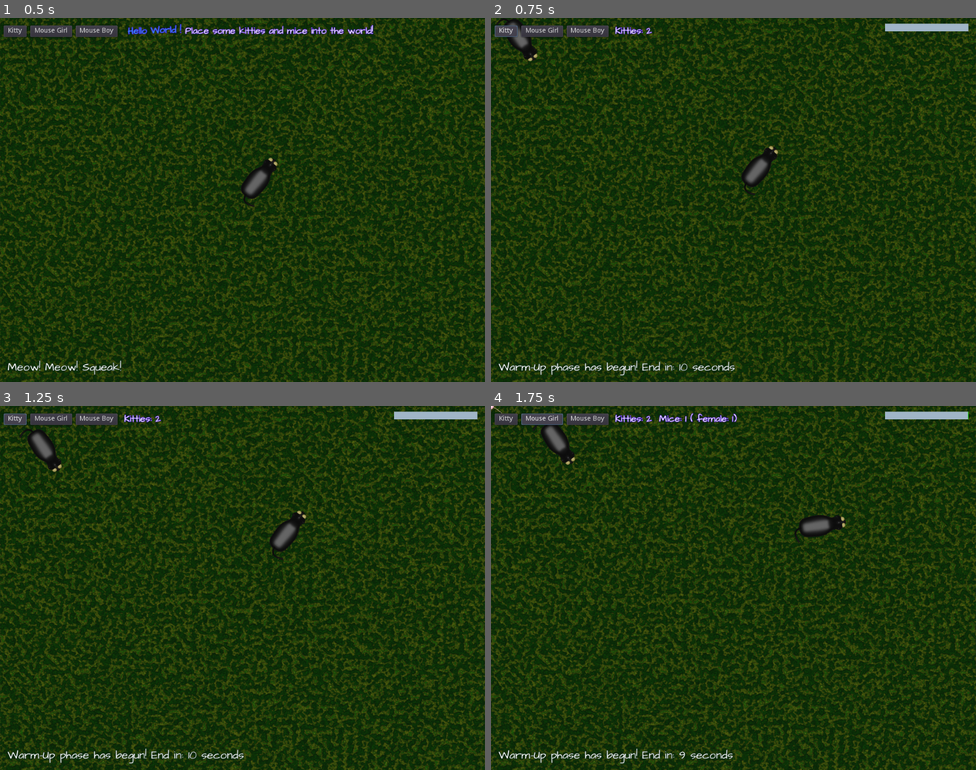
Above: before the commit, frames 1-4 (two rows, left to right).
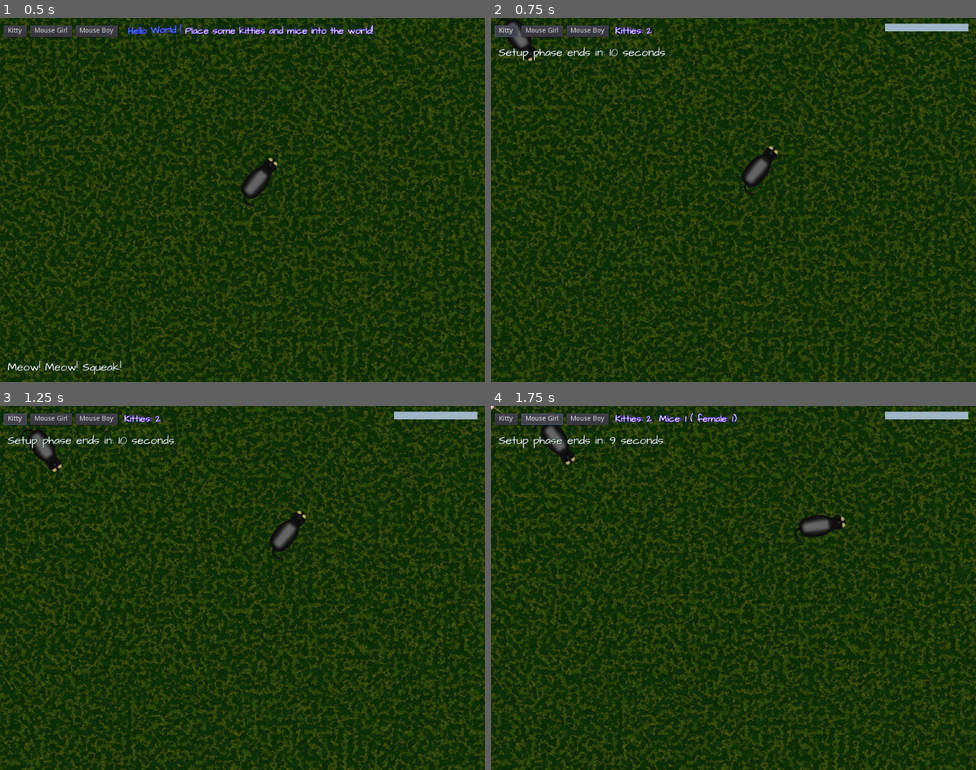
Above: after the commit, the same moments.

Repository: guckstift/UnstableKitty
Game: Godot game, scene res://Game.tscn
The game is run twice, just before and just after one commit, with the same random seed, the same clock (stepped at 60 frames per second) and the same inputs.
Inputs:
- Up to frame 1 (0.5 s): no input
- Up to frame 2 (0.75 s): click "Kitty" at 0.5 s
- Up to frame 3 (1.25 s): no input
- Up to frame 4 (1.75 s): click "Mouse Girl" at 1.25 s

Frame 1 is identical in both runs. In frame 2, 0.8% of the frame differs, in the area x 1-51%, y 7-99%; in frame 3, 0.8%; in frame 4, 0.8%.

Commit message:
info label phase setup

Diff:
--- a/Game.gd
+++ b/Game.gd
@@ -125,9 +125,10 @@
 
 func update_info_label():
 	if phase == "warmup":
-		var text := "Warm-Up phase has begun! End in: "
+		var text := "Setup phase ends in: "
 		text += str(int(clock)) + " seconds"
 		$CanvasLayer/InfoLabel.text = text
+		$CanvasLayer/InfoLabel.margin_top = 56
 	elif phase == "test":
 		var text := "Test phase ends in: "
 		var secs = int(clock) % 60
@@ -137,6 +138,7 @@
 		if secs > 0:
 			text += str(secs) + " seconds"
 		$CanvasLayer/InfoLabel.text = text
+		$CanvasLayer/InfoLabel.margin_top = 720
 	elif phase == "over":
 		$CanvasLayer/InfoLabel.text = "Game Over!"
 		$CanvasLayer/InfoLabel.modulate = Color.lightcoral
Not shown: 4 places in Game.tscn that only renumber resources
Binary file added: screens/screen1.png
Not shown, added: screens/screen1.png.import
Binary file added: screens/screen2.png
Not shown, added: screens/screen2.png.import
Not shown, changed: index.html
Not shown, changed: index.pck
